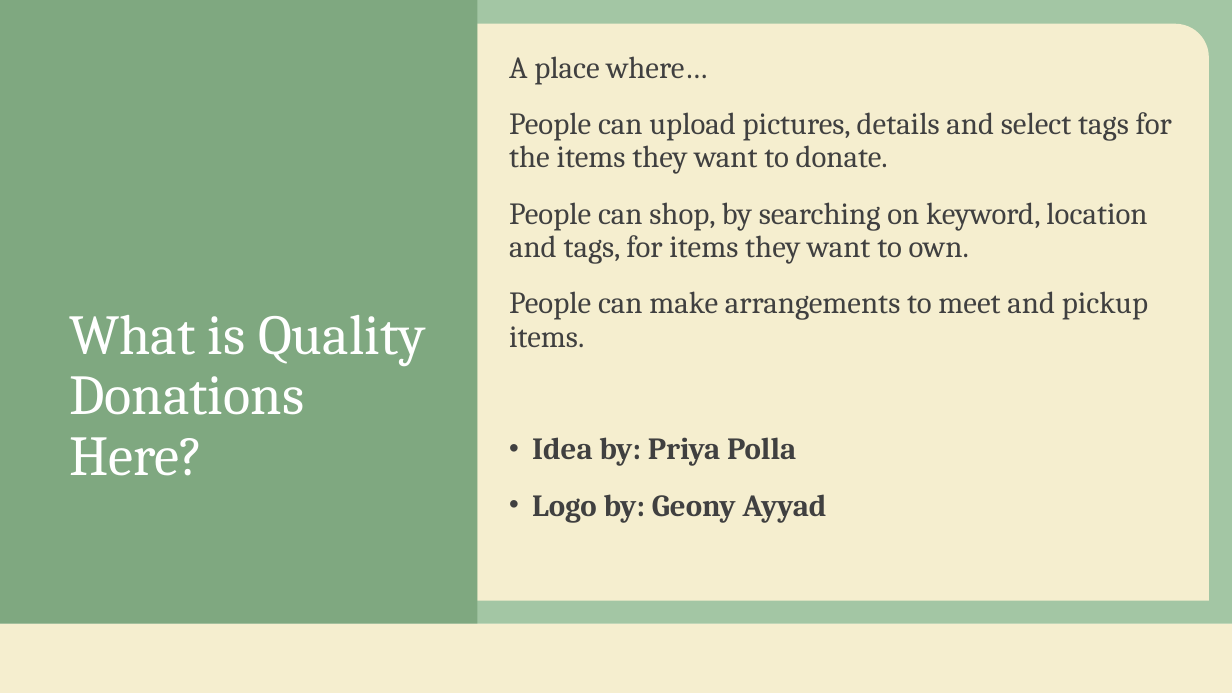
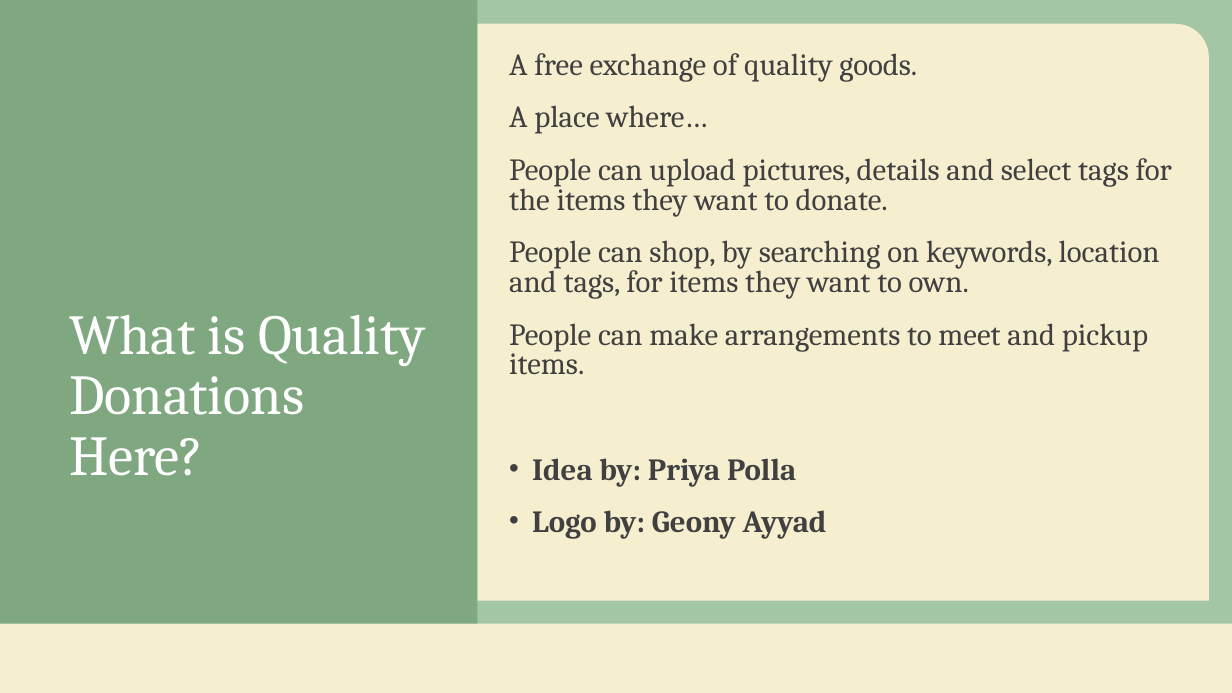
Before and after one commit to ihassin/quality-donations-here, a slide deck: slide 2 of presentation/Presentation.pptx. Drawn at 1232x693 pixels with LibreOffice and Linux fonts; fonts in the diff are those of the drawing; background and template pictures are left out. Boxes give left, top, right and bottom in pixels: in the first picture for what was removed or moved away, otherwise in the second. Text is boxed around its words. In the diff, an @@ line names an element or a change of style, - is before the commit and + after.

```diff
--- a/presentation/Presentation.pptx
+++ b/presentation/Presentation.pptx
@@ text at [509,53,917,82]: paragraph added @@
+A free exchange of quality goods.
@@ text at [509,105,1172,539]: line spacing 0.9 to 0.8 @@
@@ text at [509,240,1160,299]: text changed @@
-People can shop, by searching on keyword, location and tags, for items they want to own.
+People can shop, by searching on keywords, location and tags, for items they want to own.
```
Also in this commit, not shown: 1 other slide changed, 8 other files.
